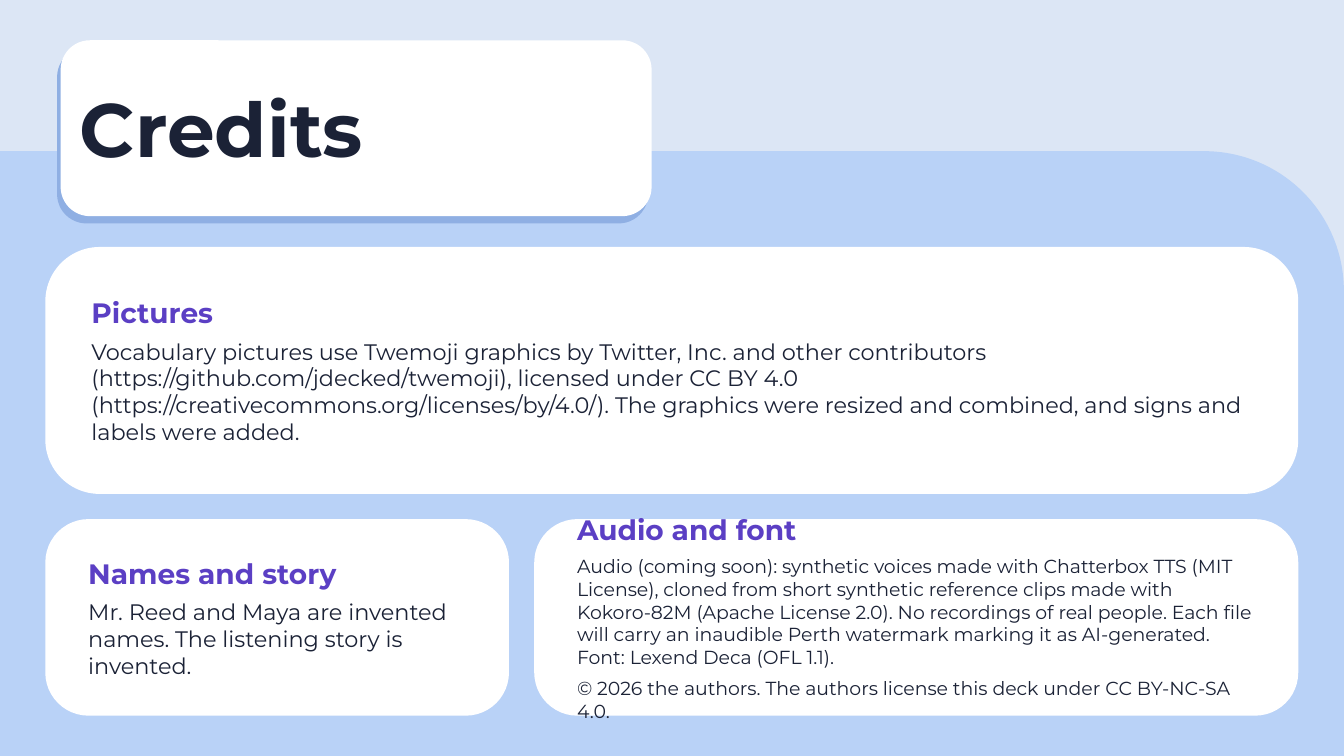
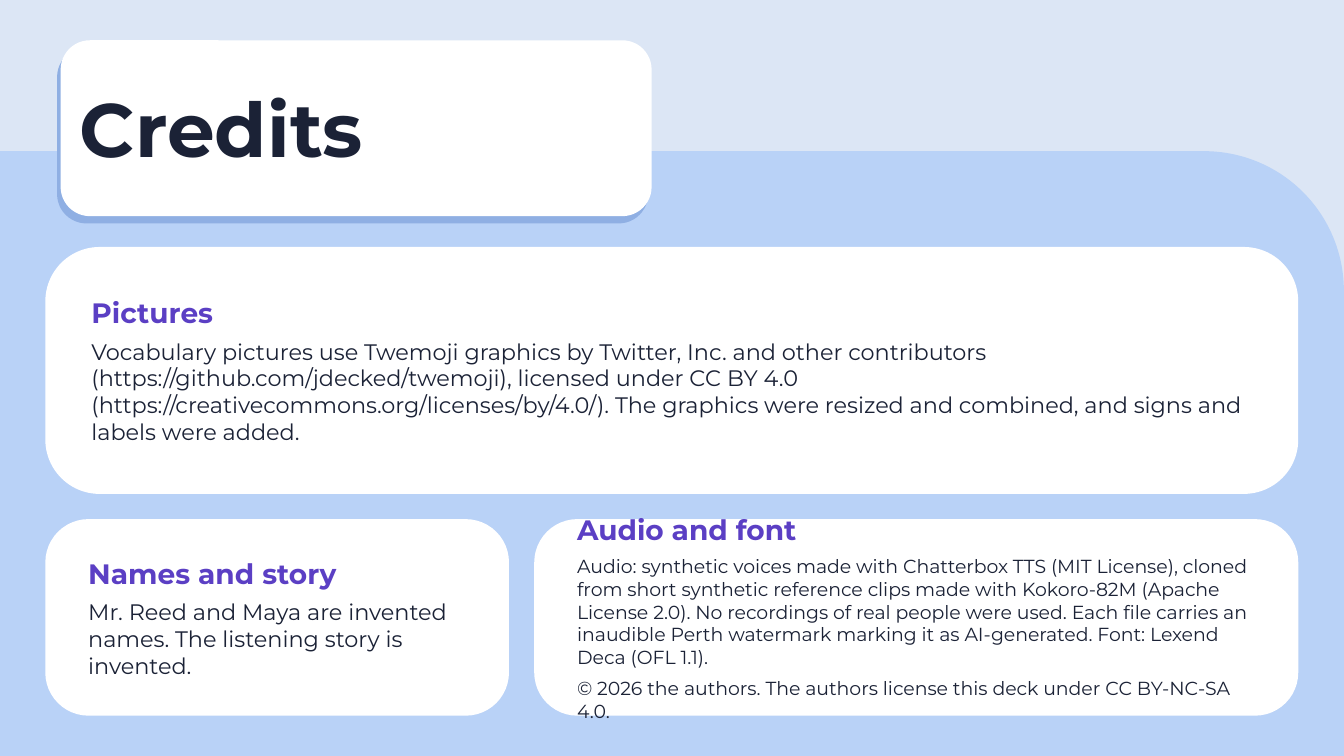
Before and after one commit to sdpursley/ESL-Curriculum, a slide deck: slide 26 of level5/slides/Level5_Lesson8_Slides.pptx. Drawn at 1344x756 pixels with LibreOffice and Linux fonts; fonts in the diff are those of the drawing. Boxes give left, top, right and bottom in pixels: in the first picture for what was removed or moved away, otherwise in the second. Text is boxed around its words. In the diff, an @@ line names an element or a change of style, - is before the commit and + after.

Commit message:
Level 5 Lesson 8 draft listening audio (1:43)

```diff
--- a/level5/slides/Level5_Lesson8_Slides.pptx
+++ b/level5/slides/Level5_Lesson8_Slides.pptx
@@ text in rounded rectangle at bbox=[577, 559, 1247, 668]: text changed @@
-Audio (coming soon): synthetic voices made with Chatterbox TTS (MIT License), cloned from short synthetic reference clips made with Kokoro-82M (Apache License 2.0). No recordings of real people. Each file will carry an inaudible Perth watermark marking it as AI-generated. Font: Lexend Deca (OFL 1.1).
+Audio: synthetic voices made with Chatterbox TTS (MIT License), cloned from short synthetic reference clips made with Kokoro-82M (Apache License 2.0). No recordings of real people were used. Each file carries an inaudible Perth watermark marking it as AI-generated. Font: Lexend Deca (OFL 1.1).
```
Also in this commit, not shown: 1 other slide changed, 8 other files.
